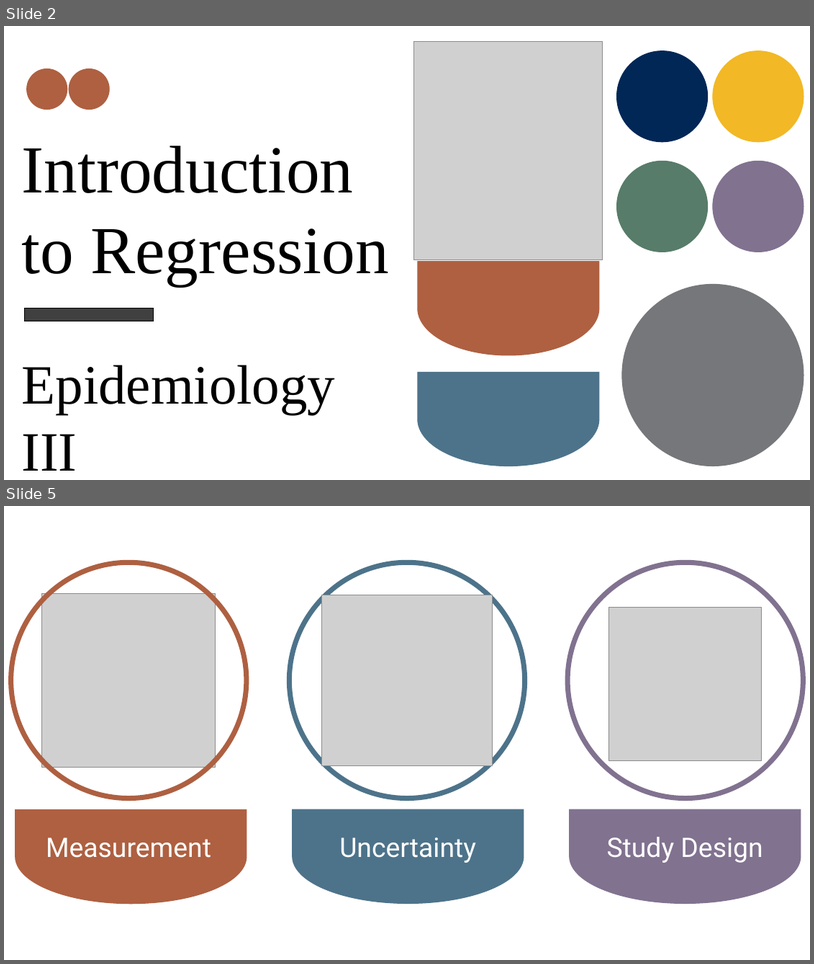
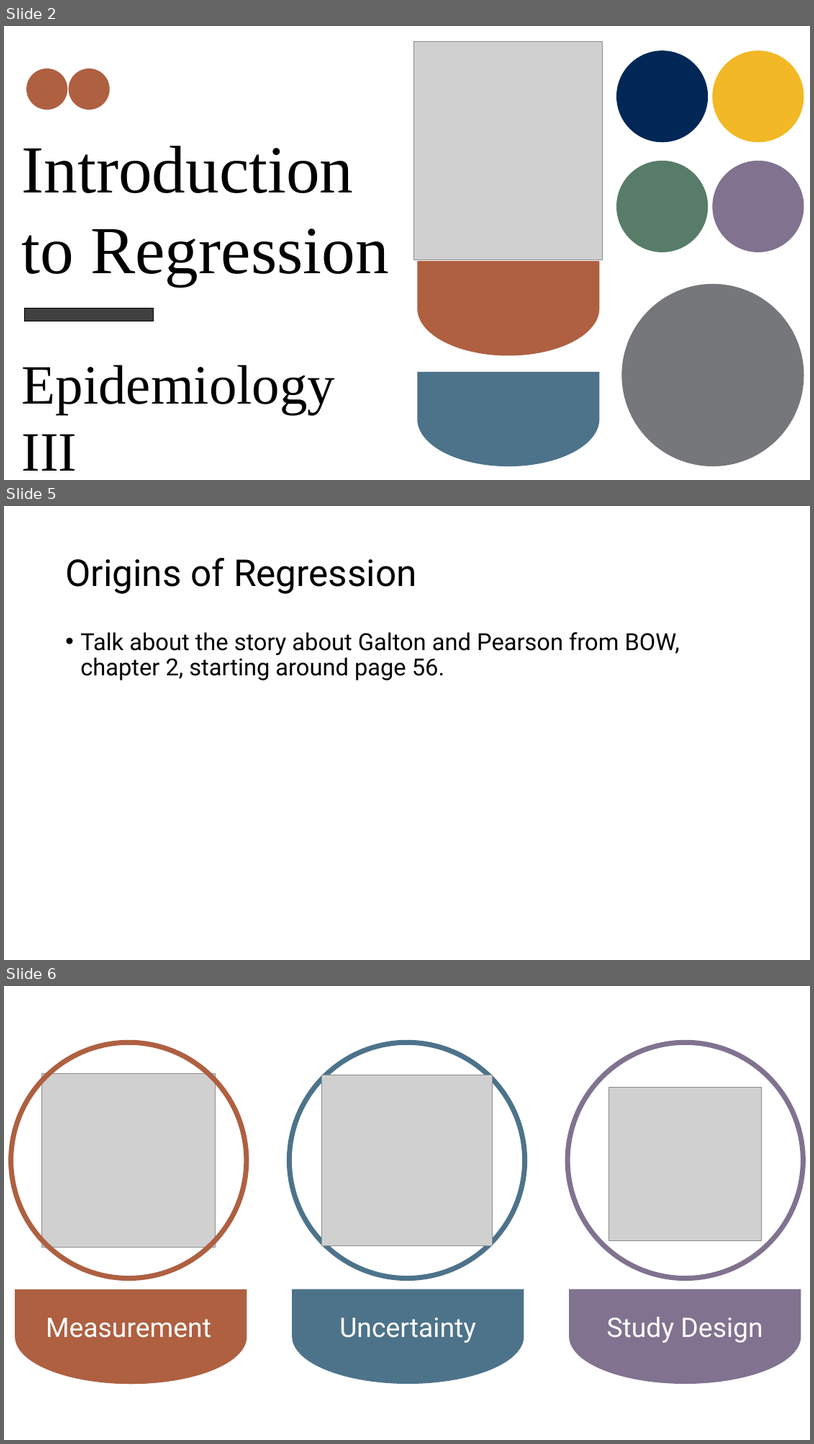
Before and after one commit to brad-cannell/epi_3_public, a slide deck: modules/05 Introduction to Regression/introduction_to_regression.pptx. Shown one above the other, each under a label of ours: slides 2 and 5 before the commit, slides 2, 5 and 6 after it; the slides between them are not shown. The pictures are 814x964 and 814x1444 pixels, drawn with LibreOffice and Linux fonts; fonts in the diff are those of the drawing; grey boxes stand for pictures. Boxes give left, top, right and bottom in pixels: in the first picture for what was removed or moved away, otherwise in the second. Text is boxed around its words. In the diff, an @@ line names an element or a change of style, - is before the commit and + after.

Commit message:
WIP Version 1 of the Introduction to Regression module

```diff
--- a/modules/05 Introduction to Regression/introduction_to_regression.pptx
+++ b/modules/05 Introduction to Regression/introduction_to_regression.pptx
@@ slide 5 added at <box>4,506,810,960</box>, background #FFFFFF @@
@@ title added at <box>65,558,417,594</box>, 44 pt, text #000000 @@
+Origins of Regression
@@ text added at <box>80,632,680,680</box>, 28 pt, text #000000 @@
+• Talk about the story about Galton and Pearson from BOW, chapter 2, starting around page 56.
@@ what was slide 5 is now slide 6 @@
```
Also in this commit, not shown: 3 other files.
